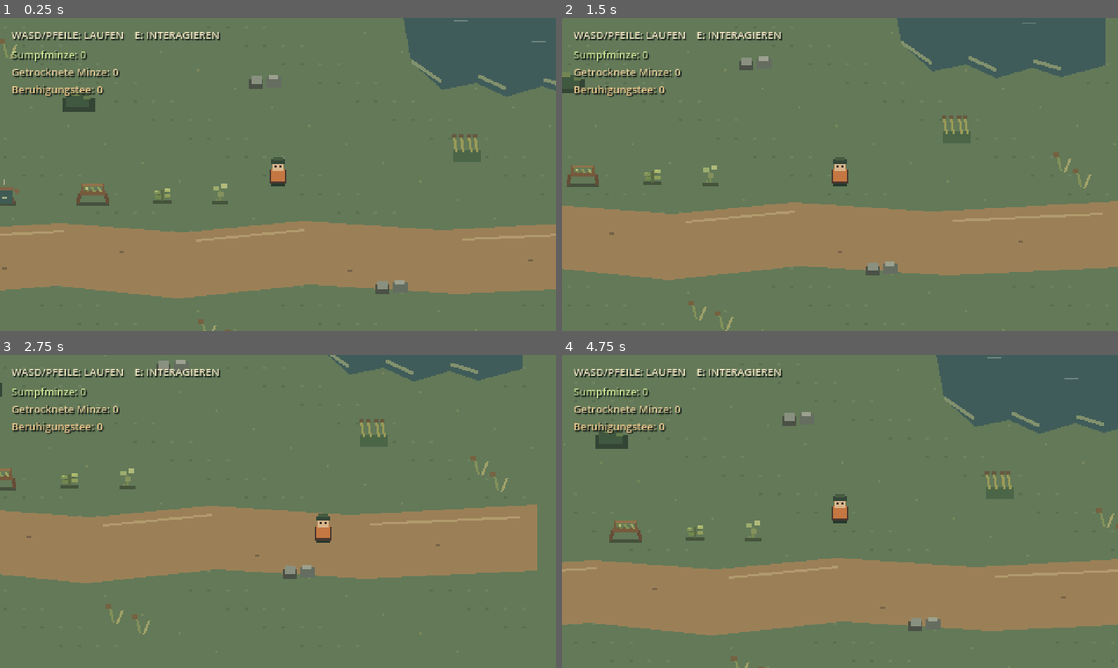
Above: before the commit, frames 1-4 (two rows, left to right).
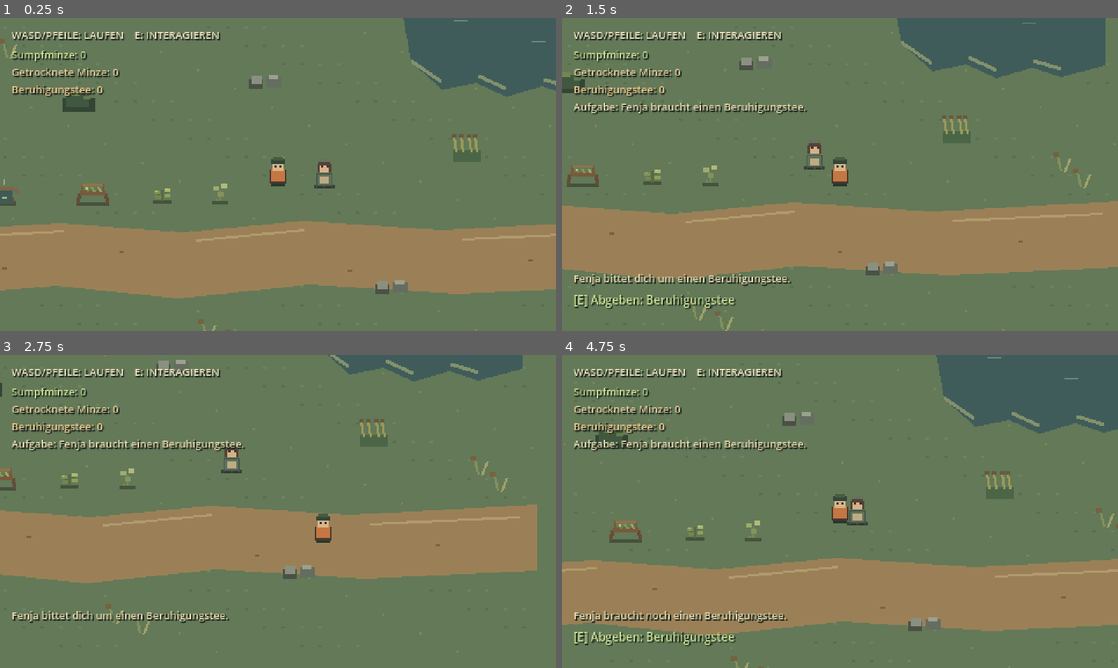
Above: after the commit, the same moments.

Repository: Fremarx/Moor-Apotheke
Game: Godot game, scene res://scenes/main.tscn
Same seed, same stepped clock (60 frames per second), same inputs: the game is played once before the commit and once after it.
Inputs:
- Up to frame 1 (0.25 s): no input
- Up to frame 2 (1.5 s): tap Enter at 0.5 s; hold D (move_right) 0.53-1.28 s; hold E (interact) 0.53-1.28 s; hold S (move_down) from 1.28 s (still down); tap E (interact) at 1.35 s
- Up to frame 3 (2.75 s): release S (move_down) at 2.03 s; hold D (move_right) from 2.03 s (still down); hold E (interact) from 2.03 s (still down)
- Up to frame 4 (4.75 s): release D (move_right) at 2.78 s; release E (interact) at 2.78 s; hold W (move_up) 2.78-3.53 s; tap E (interact) at 2.85, 4.35 s; hold E (interact) 3.53-4.28 s; hold A (move_left) from 3.53 s (still down)

The runs differ from the first frame. In frame 1, 0.2% of the frame differs, in the area x 56-61%, y 46-55%; in frame 2, 2.4%; in frame 3, 1.7%; in frame 4, 2.4%, in the area x 2-55%, y 27-93%.

Commit message:
feat(quest): add Fenja tea request

Diff:
--- a/scenes/main.tscn
+++ b/scenes/main.tscn
@@ -1,9 +1,10 @@
-[gd_scene load_steps=5 format=3]
+[gd_scene load_steps=6 format=3]
 
 [ext_resource type="PackedScene" path="res://scenes/world/test_map.tscn" id="1_map"]
 [ext_resource type="PackedScene" path="res://scenes/player/player.tscn" id="2_player"]
 [ext_resource type="Script" path="res://scripts/main.gd" id="3_main"]
 [ext_resource type="Script" path="res://scripts/inventory.gd" id="4_inventory"]
+[ext_resource type="Script" path="res://scripts/fenja_quest.gd" id="5_fenja_quest"]
 
 [node name="Main" type="Node2D"]
 script = ExtResource("3_main")
@@ -18,6 +19,11 @@
 
 [node name="Inventory" type="Node" parent="."]
 script = ExtResource("4_inventory")
+
+[node name="Quest" type="Node" parent="."]
+
+[node name="FenjaQuest" type="Node" parent="Quest"]
+script = ExtResource("5_fenja_quest")
 
 [node name="HUD" type="CanvasLayer" parent="."]
 
@@ -69,6 +75,18 @@
 theme_override_font_sizes/font_size = 9
 text = "Beruhigungstee: 0"
 
+[node name="QuestStatus" type="Label" parent="HUD"]
+visible = false
+offset_left = 10.0
+offset_top = 70.0
+offset_right = 460.0
+offset_bottom = 85.0
+theme_override_colors/font_color = Color(0.9, 0.85, 0.67, 1)
+theme_override_colors/font_shadow_color = Color(0.12, 0.16, 0.13, 1)
+theme_override_constants/shadow_offset_x = 1
+theme_override_constants/shadow_offset_y = 1
+theme_override_font_sizes/font_size = 9
+
 [node name="InteractionFeedback" type="Label" parent="HUD"]
 visible = false
 offset_left = 10.0
--- a/scenes/world/test_map.tscn
+++ b/scenes/world/test_map.tscn
@@ -1,10 +1,11 @@
-[gd_scene load_steps=10 format=3]
+[gd_scene load_steps=12 format=3]
 
 [ext_resource type="Script" path="res://scripts/test_map.gd" id="1_map"]
 [ext_resource type="Script" path="res://scripts/interactable.gd" id="2_interactable"]
 [ext_resource type="Script" path="res://scripts/herb_pickup.gd" id="3_herb_pickup"]
 [ext_resource type="Script" path="res://scripts/drying_rack.gd" id="4_drying_rack"]
 [ext_resource type="Script" path="res://scripts/brewing_cauldron.gd" id="5_brewing_cauldron"]
+[ext_resource type="Script" path="res://scripts/fenja.gd" id="6_fenja"]
 
 [sub_resource type="CircleShape2D" id="CircleShape2D_interaction_probe"]
 radius = 6.0
@@ -16,6 +17,9 @@
 radius = 8.0
 
 [sub_resource type="CircleShape2D" id="CircleShape2D_brewing_cauldron"]
+radius = 8.0
+
+[sub_resource type="CircleShape2D" id="CircleShape2D_fenja"]
 radius = 8.0
 
 [node name="TestMap" type="Node2D"]
@@ -31,6 +35,17 @@
 
 [node name="CollisionShape2D" type="CollisionShape2D" parent="Braukessel"]
 shape = SubResource("CircleShape2D_brewing_cauldron")
+
+[node name="Fenja" type="Area2D" parent="."]
+position = Vector2(360, 180)
+collision_layer = 2
+collision_mask = 0
+script = ExtResource("6_fenja")
+display_name = "Fenja"
+action_verb = "Sprechen"
+
+[node name="CollisionShape2D" type="CollisionShape2D" parent="Fenja"]
+shape = SubResource("CircleShape2D_fenja")
 
 [node name="InteractionProbe" type="Area2D" parent="."]
 position = Vector2(270, 198)
--- /dev/null
+++ b/scripts/fenja.gd
@@ -0,0 +1,47 @@
+extends "res://scripts/interactable.gd"
+
+var _quest: Node
+
+
+func _ready() -> void:
+	super._ready()
+	add_to_group("quest_npcs")
+
+
+func set_quest(quest: Node) -> void:
+	_quest = quest
+
+
+func get_prompt_text() -> String:
+	if not is_instance_valid(_quest):
+		return "[E] Sprechen: Fenja"
+
+	var quest_state := str(_quest.get("state"))
+	if quest_state == "not_accepted":
+		return "[E] Annehmen: Fenjas Bitte"
+	if quest_state == "active":
+		return "[E] Abgeben: Beruhigungstee"
+	return "[E] Sprechen: Fenja"
+
+
+func interact() -> String:
+	if not is_instance_valid(_quest):
+		return "Fenja ist gerade beschäftigt."
+	return str(_quest.call("interact"))
+
+
+func _draw() -> void:
+	# A small graybox villager uses the same restrained palette as the test map.
+	draw_rect(Rect2(Vector2(-9, 9), Vector2(18, 3)), Color("344338"))
+	draw_rect(Rect2(Vector2(-7, -1), Vector2(14, 12)), Color("43564a"))
+	draw_rect(Rect2(Vector2(-6, 0), Vector2(12, 9)), Color("60715b"))
+	draw_rect(Rect2(Vector2(-4, 2), Vector2(8, 6)), Color("bdab83"))
+	draw_rect(Rect2(Vector2(-4, -11), Vector2(8, 9)), Color("d5b18a"))
+	draw_rect(Rect2(Vector2(-5, -12), Vector2(10, 4)), Color("544238"))
+	draw_rect(Rect2(Vector2(-6, -9), Vector2(2, 7)), Color("544238"))
+	draw_rect(Rect2(Vector2(4, -9), Vector2(2, 7)), Color("544238"))
+	draw_rect(Rect2(Vector2(-5, -14), Vector2(10, 3)), Color("66735c"))
+	draw_rect(Rect2(Vector2(-3, -8), Vector2(2, 2)), Color("3c332d"))
+	draw_rect(Rect2(Vector2(2, -8), Vector2(2, 2)), Color("3c332d"))
+	draw_rect(Rect2(Vector2(-6, 10), Vector2(5, 2)), Color("39352e"))
+	draw_rect(Rect2(Vector2(1, 10), Vector2(5, 2)), Color("39352e"))
--- /dev/null
+++ b/scripts/fenja_quest.gd
@@ -0,0 +1,39 @@
+extends Node
+
+signal state_changed(state: String)
+
+const STATE_NOT_ACCEPTED := "not_accepted"
+const STATE_ACTIVE := "active"
+const STATE_COMPLETED := "completed"
+
+var state: String = STATE_NOT_ACCEPTED
+var _inventory: Node
+
+
+func set_inventory(inventory: Node) -> void:
+	_inventory = inventory
+
+
+func interact() -> String:
+	if state == STATE_NOT_ACCEPTED:
+		_set_state(STATE_ACTIVE)
+		return "Fenja bittet dich um einen Beruhigungstee."
+
+	if state == STATE_ACTIVE:
+		if not is_instance_valid(_inventory):
+			return "Fenja braucht noch einen Beruhigungstee."
+		if not bool(_inventory.call("remove_item", "calming_tea", 1)):
+			return "Fenja braucht noch einen Beruhigungstee."
+
+		_set_state(STATE_COMPLETED)
+		return "Danke für den Beruhigungstee. Fenjas Bitte ist erfüllt."
+
+	return "Fenja dankt dir noch einmal."
+
+
+func _set_state(next_state: String) -> void:
+	if state == next_state:
+		return
+
+	state = next_state
+	state_changed.emit(state)
--- a/scripts/inventory.gd
+++ b/scripts/inventory.gd
@@ -13,6 +13,19 @@
 	_store_count(item_id, next_count)
 	item_count_changed.emit(item_id, next_count)
 
+
+func remove_item(item_id: String, amount: int = 1) -> bool:
+	if item_id.is_empty() or amount <= 0:
+		return false
+
+	var current_count := get_count(item_id)
+	if current_count < amount:
+		return false
+
+	var next_count := current_count - amount
+	_store_count(item_id, next_count)
+	item_count_changed.emit(item_id, next_count)
+	return true
 
 
 func transfer_item(source_id: String, destination_id: String, amount: int = 1) -> bool:
--- a/scripts/main.gd
+++ b/scripts/main.gd
@@ -2,9 +2,11 @@
 
 @onready var _player: Node = $World/Player
 @onready var _inventory: Node = $Inventory
+@onready var _fenja_quest: Node = $Quest/FenjaQuest
 @onready var _inventory_count: Label = $HUD/InventoryCount
 @onready var _dried_mint_count: Label = $HUD/DriedMintCount
 @onready var _tea_count: Label = $HUD/TeaCount
+@onready var _quest_status: Label = $HUD/QuestStatus
 @onready var _interaction_prompt: Label = $HUD/InteractionPrompt
 @onready var _interaction_feedback: Label = $HUD/InteractionFeedback
 @onready var _feedback_timer: Timer = $HUD/FeedbackTimer
@@ -14,7 +16,9 @@
 	_player.connect("interaction_hint_changed", _on_interaction_hint_changed)
 	_player.connect("interaction_completed", _on_interaction_completed)
 	_inventory.item_count_changed.connect(_on_item_count_changed)
+	_fenja_quest.state_changed.connect(_on_quest_state_changed)
 	_feedback_timer.timeout.connect(_on_feedback_timer_timeout)
+	_fenja_quest.set_inventory(_inventory)
 
 	for pickup in get_tree().get_nodes_in_group("item_pickups"):
 		if pickup.has_signal("item_collected"):
@@ -23,6 +27,10 @@
 	for station in get_tree().get_nodes_in_group("processing_stations"):
 		if station.has_method("set_inventory"):
 			station.set_inventory(_inventory)
+
+	for quest_npc in get_tree().get_nodes_in_group("quest_npcs"):
+		if quest_npc.has_method("set_quest"):
+			quest_npc.set_quest(_fenja_quest)
 
 
 func _on_interaction_hint_changed(prompt_text: String) -> void:
@@ -48,5 +56,16 @@
 		_tea_count.text = "Beruhigungstee: %d" % amount
 
 
+func _on_quest_state_changed(state: String) -> void:
+	if state == "active":
+		_quest_status.text = "Aufgabe: Fenja braucht einen Beruhigungstee."
+		_quest_status.show()
+	elif state == "completed":
+		_quest_status.text = "Aufgabe erfüllt: Fenjas Bitte."
+		_quest_status.show()
+
+	_player.call("refresh_interactable_prompt")
+
+
 func _on_feedback_timer_timeout() -> void:
 	_interaction_feedback.hide()
--- a/scripts/player_controller.gd
+++ b/scripts/player_controller.gd
@@ -36,6 +36,11 @@
 	if is_instance_valid(_current_interactable):
 		return _current_interactable
 	return null
+
+
+func refresh_interactable_prompt() -> void:
+	if is_instance_valid(_current_interactable):
+		interaction_hint_changed.emit(str(_current_interactable.call("get_prompt_text")))
 
 
 func _refresh_interactable_target() -> void:
--- /dev/null
+++ b/tests/quest_001_fenja_quest_test.gd
@@ -0,0 +1,125 @@
+extends SceneTree
+
+const MAIN_SCENE: PackedScene = preload("res://scenes/main.tscn")
+const INVENTORY_SCRIPT: Script = preload("res://scripts/inventory.gd")
+
+var _failures: Array[String] = []
+
+
+func _initialize() -> void:
+	call_deferred("_run")
+
+
+func _run() -> void:
+	var main := MAIN_SCENE.instantiate()
+	root.add_child(main)
+	await physics_frame
+	await physics_frame
+
+	var player := main.get_node_or_null("World/Player")
+	var inventory := main.get_node_or_null("Inventory")
+	var fenja := main.get_node_or_null("World/TestMap/Fenja")
+	var quest := main.get_node_or_null("Quest/FenjaQuest")
+	var prompt := main.get_node_or_null("HUD/InteractionPrompt") as Label
+	var tea_count := main.get_node_or_null("HUD/TeaCount") as Label
+	var quest_status := main.get_node_or_null("HUD/QuestStatus") as Label
+	var feedback := main.get_node_or_null("HUD/InteractionFeedback") as Label
+
+	_check(player != null, "the player exists")
+	_check(inventory != null, "the inventory exists")
+	_check(fenja != null, "Fenja exists as an interactable NPC")
+	_check(quest != null, "Fenja's quest state exists")
+	_check(prompt != null, "the interaction prompt exists")
+	_check(tea_count != null, "the calming tea inventory count exists")
+	_check(quest_status != null, "the quest status HUD exists")
+	_check(feedback != null, "interaction feedback exists")
+	if player == null or inventory == null or fenja == null or quest == null or prompt == null or tea_count == null or quest_status == null or feedback == null:
+		main.queue_free()
+		_finish()
+		return
+
+	_check(str(quest.get("state")) == "not_accepted", "Fenja's quest starts unaccepted")
+	_check(not quest_status.visible, "the quest HUD stays hidden before acceptance")
+
+	await _move_near(player, fenja)
+	_check(prompt.text.contains("Annehmen"), "Fenja offers her request")
+	_press_e(player)
+	_check(str(quest.get("state")) == "active", "interacting with Fenja accepts her request")
+	_check(quest_status.visible, "accepting the request shows the quest HUD")
+	_check(quest_status.text.contains("Beruhigungstee"), "the active quest names the needed tea")
+	_check(feedback.text.contains("Beruhigungstee"), "Fenja confirms the request")
+	_check(prompt.text.contains("Abgeben"), "Fenja offers tea hand-in after acceptance")
+	_check(int(inventory.call("get_count", "calming_tea")) == 0, "accepting the quest consumes no tea")
+
+	_press_e(player)
+	_check(str(quest.get("state")) == "active", "the quest stays active when no tea is available")
+	_check(int(inventory.call("get_count", "calming_tea")) == 0, "a failed hand-in leaves the tea count unchanged")
+	_check(feedback.text.contains("Beruhigungstee"), "Fenja explains that she still needs the tea")
+
+	inventory.call("add_item", "calming_tea", 2)
+	_check(tea_count.text == "Beruhigungstee: 2", "adding tea updates its HUD count")
+	_press_e(player)
+	_check(str(quest.get("state")) == "completed", "giving Fenja tea completes the quest")
+	_check(int(inventory.call("get_count", "calming_tea")) == 1, "handing in tea consumes exactly one item")
+	_check(tea_count.text == "Beruhigungstee: 1", "the tea HUD shows the remaining item")
+	_check(quest_status.visible and quest_status.text.contains("erfüllt"), "the quest HUD keeps the completion visible")
+	_check(feedback.text.contains("Danke"), "Fenja thanks the player for the tea")
+	_check(prompt.text.contains("Sprechen"), "Fenja changes to a conversation prompt after completion")
+
+	_press_e(player)
+	_check(str(quest.get("state")) == "completed", "the completed quest remains completed")
+	_check(int(inventory.call("get_count", "calming_tea")) == 1, "repeating the interaction consumes no extra tea")
+	_check(tea_count.text == "Beruhigungstee: 1", "the tea HUD remains unchanged after repeated interaction")
+
+	_check_remove_item_contract()
+
+	main.queue_free()
+	_finish()
+
+
+func _check_remove_item_contract() -> void:
+	var test_inventory := INVENTORY_SCRIPT.new() as Node
+	_check(test_inventory.has_method("remove_item"), "inventory exposes remove_item")
+	if not test_inventory.has_method("remove_item"):
+		test_inventory.free()
+		return
+
+	_check(not bool(test_inventory.call("remove_item", "calming_tea", 1)), "removing a missing item fails")
+	_check(int(test_inventory.call("get_count", "calming_tea")) == 0, "failed removal does not create a negative or missing count")
+	test_inventory.call("add_item", "calming_tea", 1)
+	_check(not bool(test_inventory.call("remove_item", "calming_tea", 2)), "removing more than the available count fails")
+	_check(int(test_inventory.call("get_count", "calming_tea")) == 1, "insufficient removal leaves the inventory unchanged")
+	_check(not bool(test_inventory.call("remove_item", "", 1)), "removing an invalid item id fails")
+	_check(not bool(test_inventory.call("remove_item", "calming_tea", 0)), "removing an invalid amount fails")
+	_check(bool(test_inventory.call("remove_item", "calming_tea", 1)), "removing an available item succeeds")
+	_check(int(test_inventory.call("get_count", "calming_tea")) == 0, "successful removal updates the inventory count")
+	test_inventory.free()
+
+
+func _move_near(player: Node, target: Node2D) -> void:
+	player.global_position = target.global_position + Vector2(6, 0)
+	await physics_frame
+	await physics_frame
+
+
+func _press_e(player: Node) -> void:
+	var event := InputEventKey.new()
+	event.physical_keycode = KEY_E
+	event.pressed = true
+	player.call("_unhandled_input", event)
+
+
+func _check(condition: bool, description: String) -> void:
+	if not condition:
+		_failures.append(description)
+
+
+func _finish() -> void:
+	if _failures.is_empty():
+		print("QUEST-001 Fenja quest checks passed.")
+		quit(0)
+		return
+
+	for failure in _failures:
+		push_error("QUEST-001 check failed: " + failure)
+	quit(1)
Not shown, added: scripts/fenja.gd.uid
Not shown, added: scripts/fenja_quest.gd.uid
Not shown, added: tests/quest_001_fenja_quest_test.gd.uid
Not shown, changed: GAME_PLAN.md
Not shown, changed: PROJECT_PLAN.md
Not shown, changed: docs/ARCHITECTURE.md
Not shown, changed: docs/KNOWLEDGE_BASE.md
Not shown, changed: docs/TESTING.md
